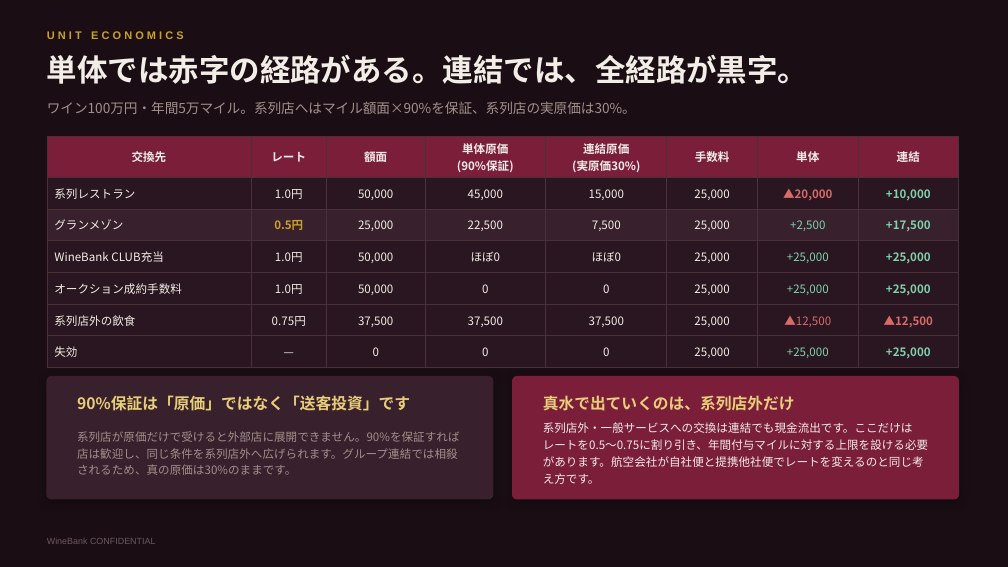
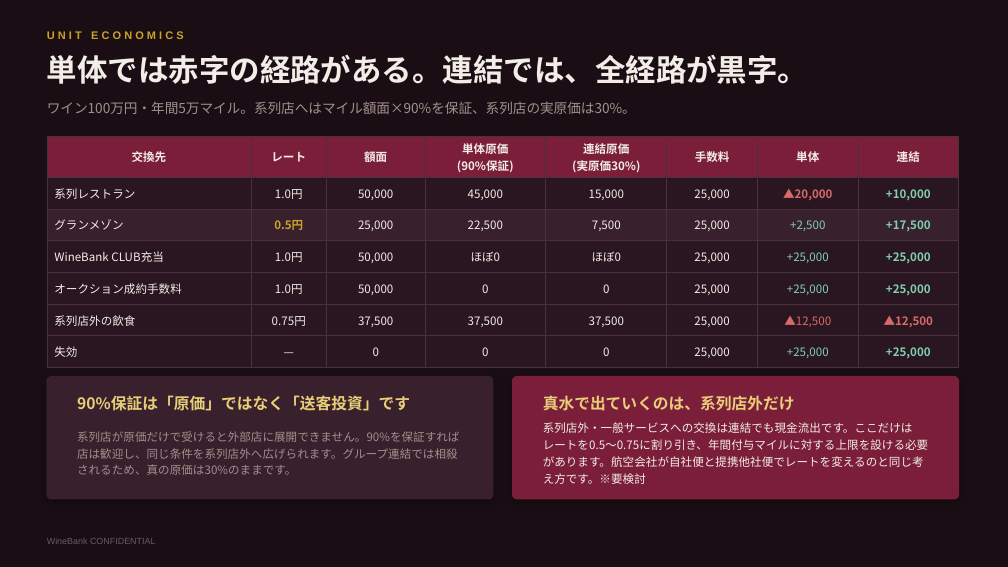
Before and after one commit to nakano-winebank/wine-auction, a slide deck: slide 9 of 提案資料/WineBank_ワインマイル経済圏構想.pptx (slide 8 before the commit). Drawn at 1008x567 pixels with LibreOffice and Linux fonts; fonts in the diff are those of the drawing. Boxes give left, top, right and bottom in pixels: in the first picture for what was removed or moved away, otherwise in the second. Text is boxed around its words. In the diff, an @@ line names an element or a change of style, - is before the commit and + after.

```diff
--- a/提案資料/WineBank_ワインマイル経済圏構想.pptx
+++ b/提案資料/WineBank_ワインマイル経済圏構想.pptx
@@ text at (x1=543, y1=422, x2=928, y2=484): text changed @@
-系列店外・一般サービスへの交換は連結でも現金流出です。ここだけはレートを0.5〜0.75に割り引き、年間付与マイルに対する上限を設ける必要があります。航空会社が自社便と提携他社便でレートを変えるのと同じ考え方です。
+系列店外・一般サービスへの交換は連結でも現金流出です。ここだけはレートを0.5〜0.75に割り引き、年間付与マイルに対する上限を設ける必要があります。航空会社が自社便と提携他社便でレートを変えるのと同じ考え方です。※要検討
```
Also in this commit, not shown: 4 other slides changed, 1 slide added, 1 other file.
